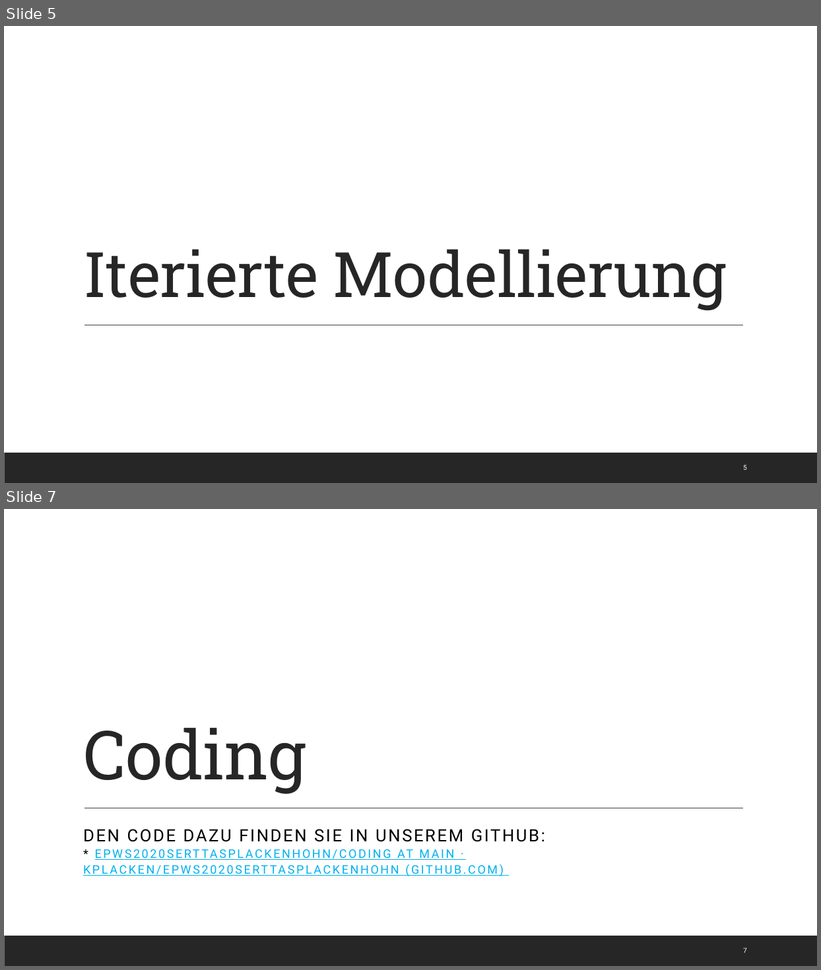
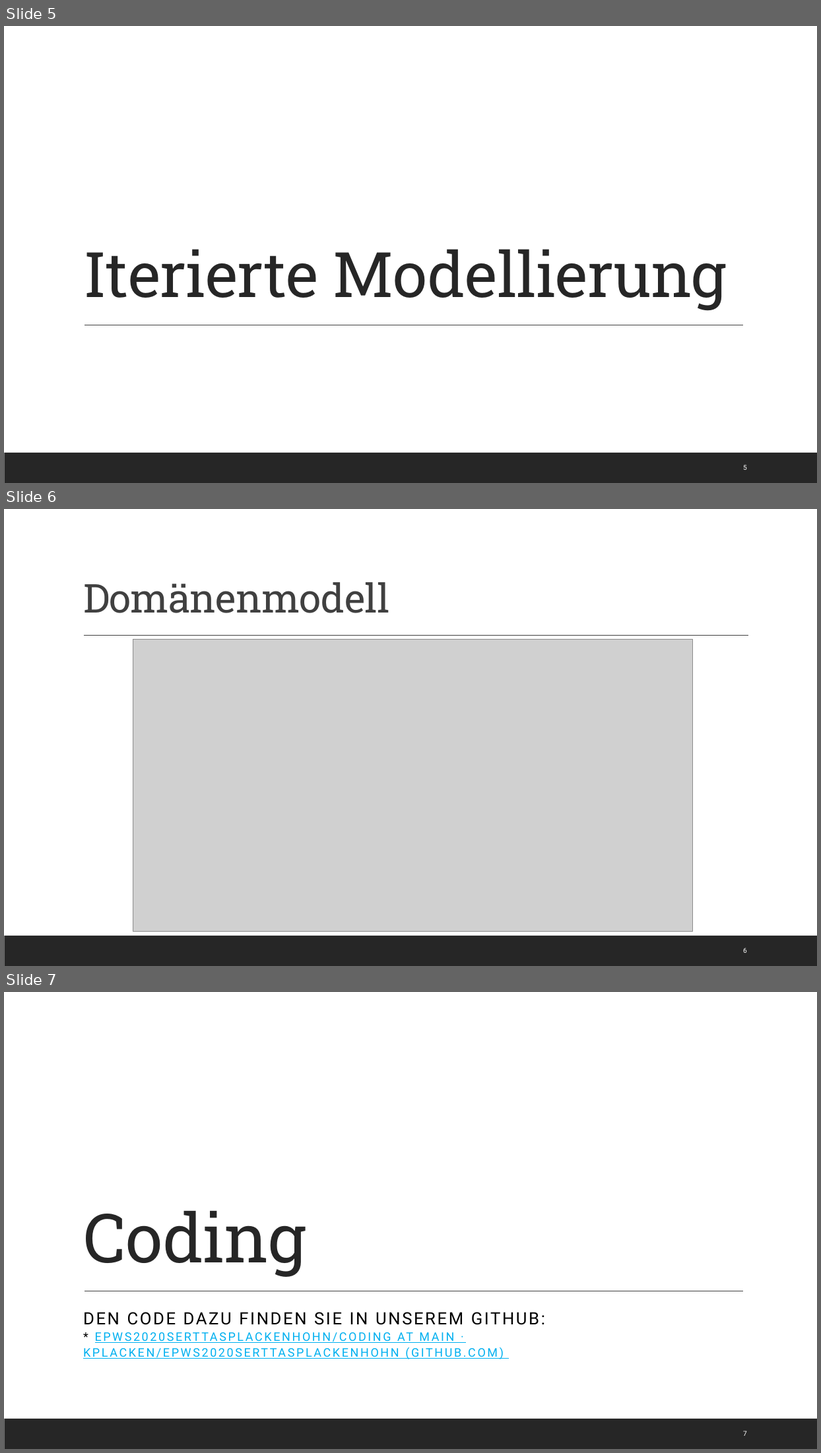
Before and after one commit to Kplacken/EPWS2020SerttasPlackenhohn, a slide deck: Audits/Audit 4/WS2020_SerttasPlackenhohn_Audit4.pptx. Shown one above the other, each under a label of ours: slides 5 and 7 before the commit, slides 5, 6 and 7 after it; the slides between them are not shown. The pictures are 821x970 and 821x1453 pixels, drawn with LibreOffice and Linux fonts; fonts in the diff are those of the drawing; grey boxes stand for pictures. Boxes give left, top, right and bottom in pixels: in the first picture for what was removed or moved away, otherwise in the second. Text is boxed around its words. In the diff, an @@ line names an element or a change of style, - is before the commit and + after.

```diff
--- a/Audits/Audit 4/WS2020_SerttasPlackenhohn_Audit4.pptx
+++ b/Audits/Audit 4/WS2020_SerttasPlackenhohn_Audit4.pptx
@@ slide 6 added at bbox=[4, 509, 817, 966], background #FFFFFF; not listed: 1 template element that a slide beside it also shows @@
@@ title added at bbox=[83, 582, 389, 613], 47 pt, text #404040 @@
+Domänenmodell
@@ line added from (84, 636) to (748, 636), #404040 1 pt @@
@@ picture added at bbox=[133, 640, 692, 931] @@
@@ page number added at bbox=[743, 948, 747, 953], 8 pt, text #FFFFFF @@
+6
```
Also in this commit, not shown: 2 slides changed, 1 slide removed.
